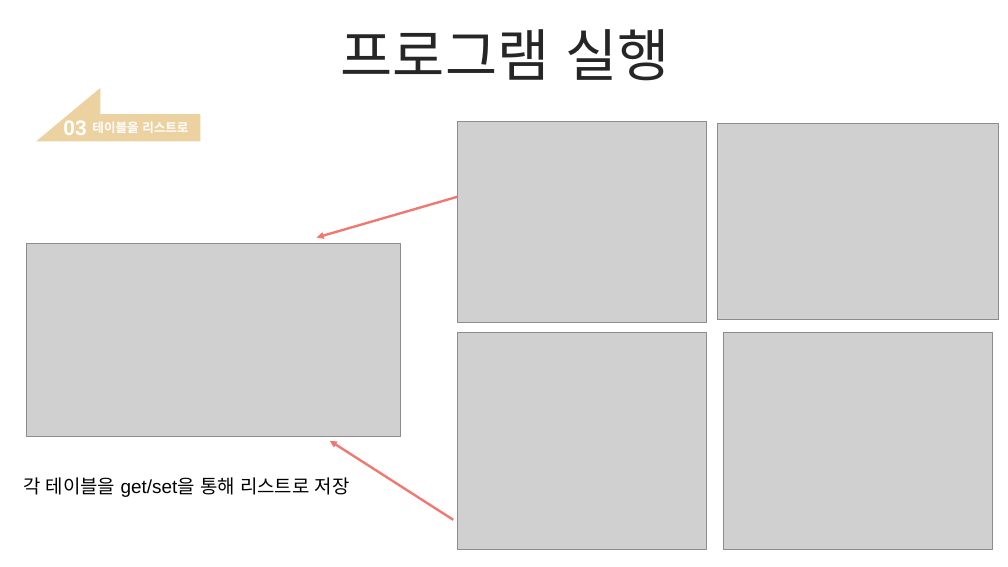
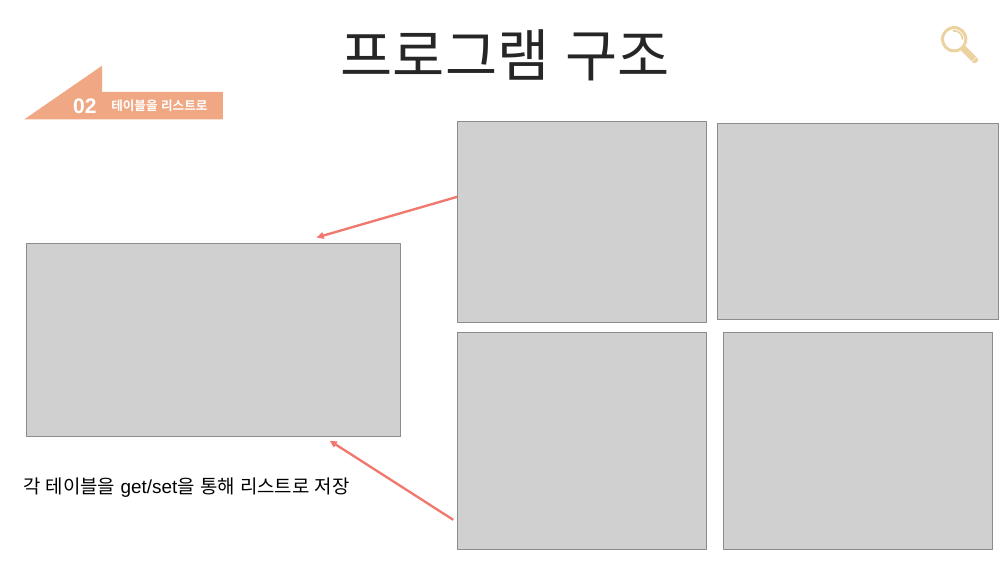
Before and after one commit to woorain20/2022-rainy, a slide deck: slide 6 of 이력서 참조/C# 병원관리 프로젝트.pptx. Drawn at 1008x567 pixels with LibreOffice and Linux fonts; fonts in the diff are those of the drawing; grey boxes stand for pictures. Boxes give left, top, right and bottom in pixels: in the first picture for what was removed or moved away, otherwise in the second. Text is boxed around its words. In the diff, an @@ line names an element or a change of style, - is before the commit and + after.

```diff
--- a/이력서 참조/C# 병원관리 프로젝트.pptx
+++ b/이력서 참조/C# 병원관리 프로젝트.pptx
@@ text at box(341, 29, 669, 81): text changed @@
-프로그램 실행
+프로그램 구조
@@ freeform shape added at box(942, 26, 984, 69), fill #EBD2A0 @@
@@ freeform shape: place and size @@
-freeform shape at box(36, 88, 201, 141)
+freeform shape at box(24, 66, 222, 119)
@@ freeform shape at box(24, 66, 222, 119): fill #EBD2A0 to #F0A884 @@
@@ text "테이블을 리스트로": place and size @@
-text "테이블을 리스트로" at box(92, 121, 188, 133)
+text "테이블을 리스트로" at box(111, 99, 207, 111)
@@ text added at box(73, 98, 96, 113), 20 pt, text #FFFFFF, bold @@
+02
@@ text removed at box(63, 120, 86, 135) @@
-03
```
Also in this commit, not shown: 11 other slides changed, 6 slides added, 14 slides removed.
